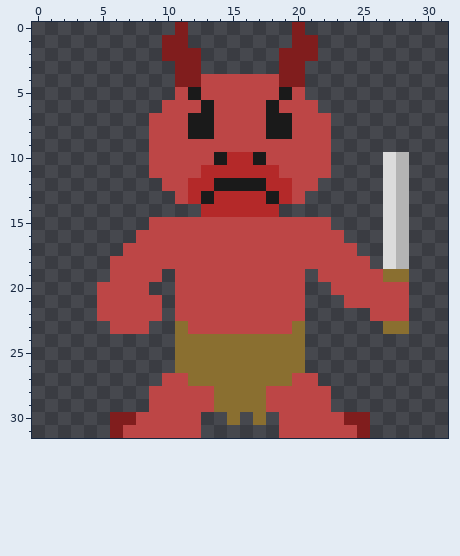
Edited in one commit: pixel-art file (Roguelike TBS/Assets/Sprites/Aseprite Files/Kobold.ase). Above, as it was before the edit.
32x32 pixels, 1 frame.
Once edited:
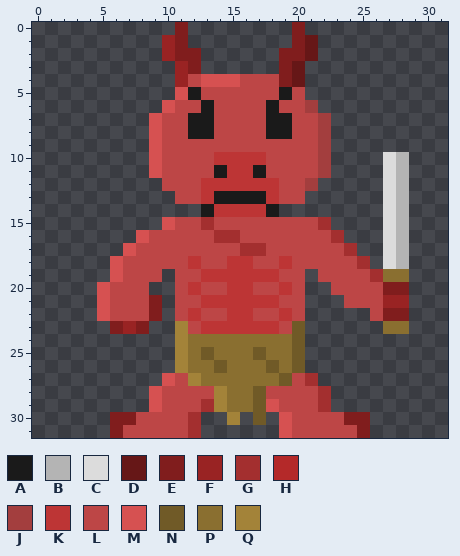
Palette (. is transparent): A #1a1a1a  B #b4b4b4  C #dcdcdc  D #661717  E #801d1d  F #992323  G #a32f2f  H #b42929  J #a33e3e  K #bd3535  L #bd4646  M #d65151  N #705a27  P #8a6f30  Q #a38339
Difference:
Changed rows in their new state; - is an unchanged pixel.
Layers "Head", "Body", "Arms":
first column x 5:
 1 -----F----------D-------
 2 -----F----------D-------
 3 ------F--------D--------
 4 ------FLMMM----D--------
 5 ------M-----------------
 6 -----M----------J-------
 7 ----M------------J------
 8 ----M------------J------
 9 ----M------------J------
10 ----M----KKKK----J------
11 ----M---LAKKAL---J------
12 -------LKKKKKKL-J-------
13 -------LKAAAAKL---------
14 --------AKKKKA----------
15 ----.M--G--------G------
16 ---M-----GG-------G-----
17 --M--------GG------G----
18 -M-----K--KK--K-----G---
19 -M------KKKKKK-------G--
20 M------K--KK--K-------EE
21 M---E---KKKKKK--------FF
22 M---E--K--KK--K-------EE
23 -EFE--Q-KKKKKK-N--------
24 ------Q--------N--------
25 ------Q-N---N--N--------
26 ------Q--N---N-N--------
27 -----M-Q------N-G-------
28 ----M----Q--N----G------
29 ----M---GQ--NM---G------
30 -------G--Q-N-M---------
31 -------G------M---------
Pixel boxes of the changes (left, top, right, bottom) in both pictures:
changed: (97, 35, 409, 438)
